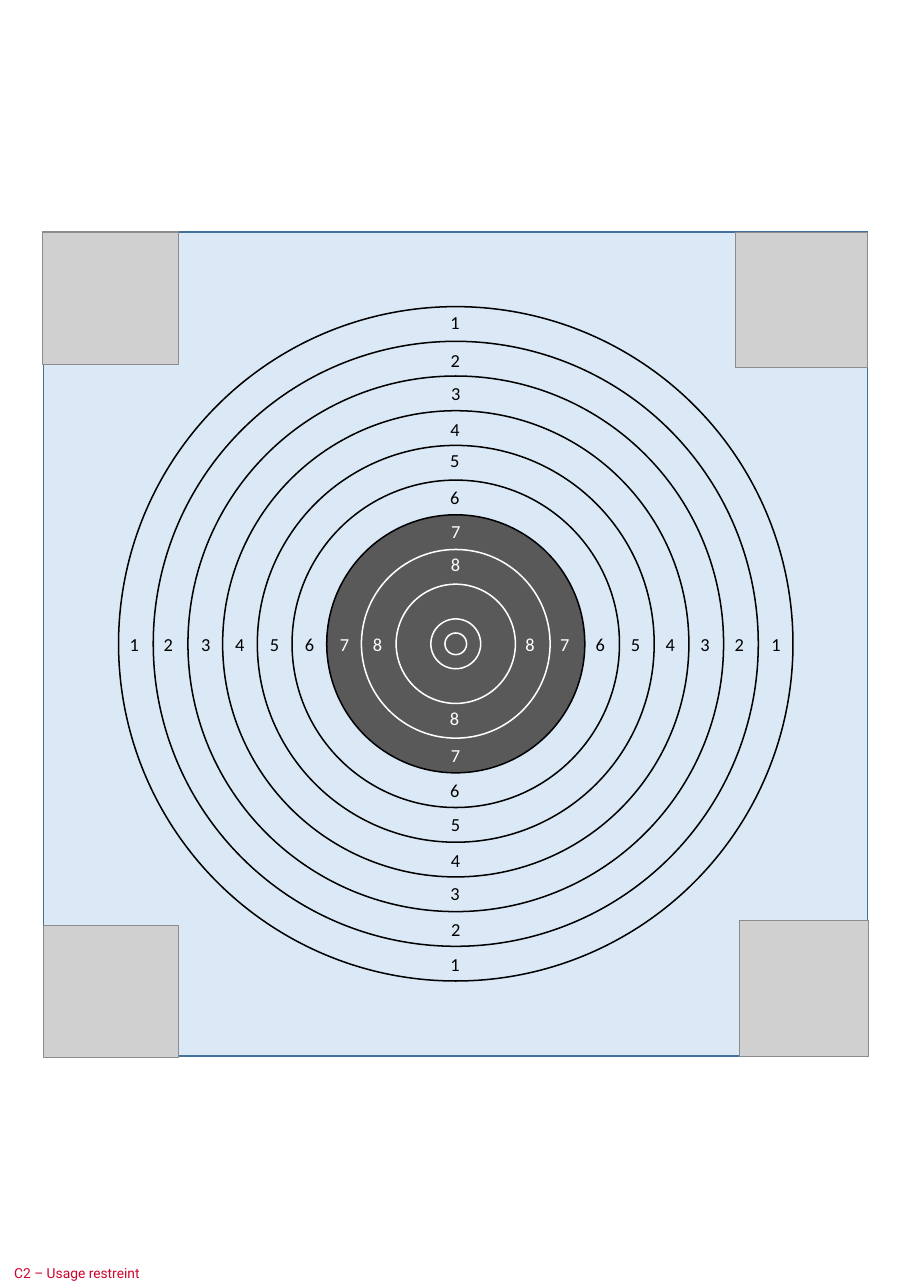
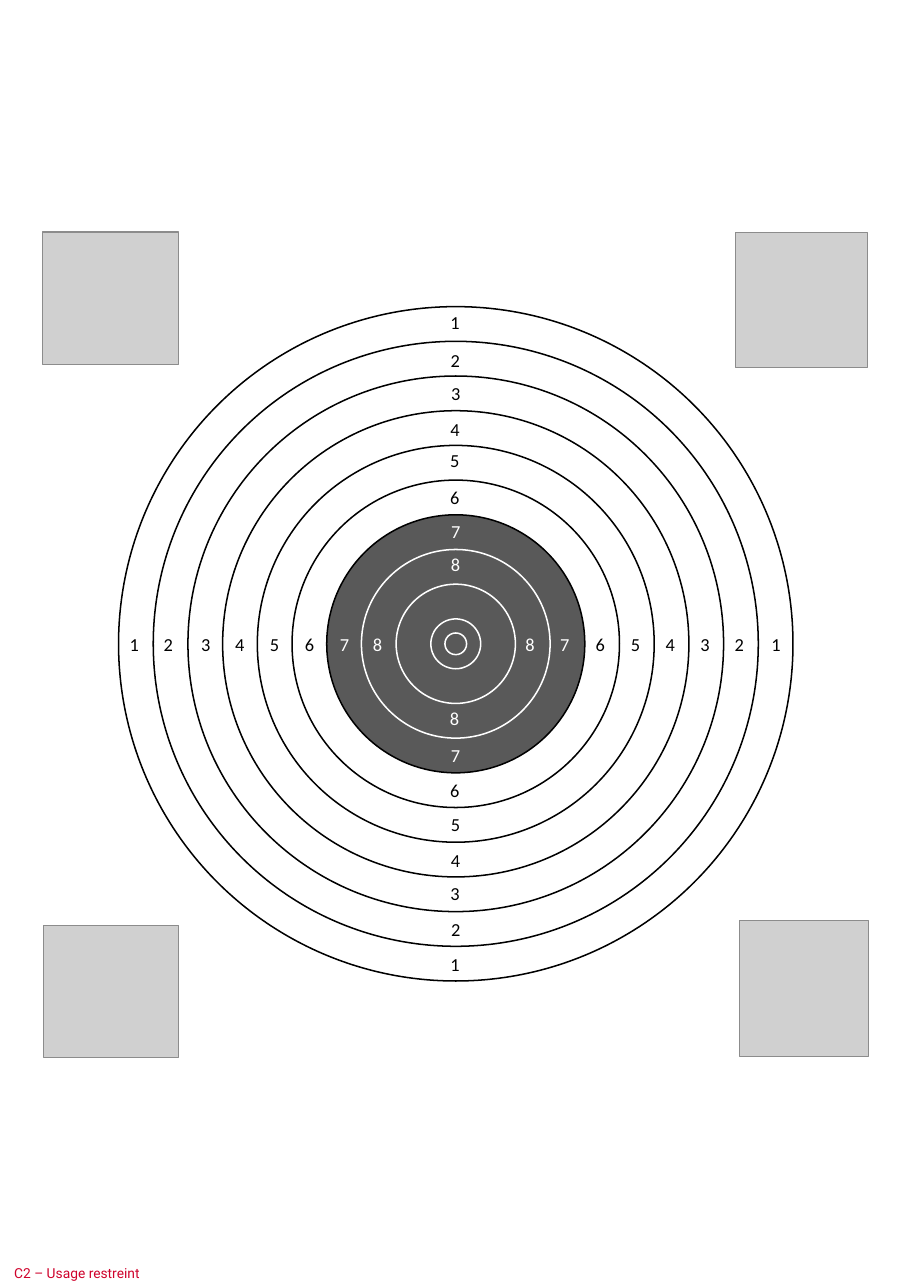
Before and after one commit to BillardVincent/LaserTargetCompanion, a slide deck: slide 1 of doc/cible.pptx. Drawn at 911x1288 pixels with LibreOffice and Linux fonts; fonts in the diff are those of the drawing; grey boxes stand for pictures. Boxes give left, top, right and bottom in pixels: in the first picture for what was removed or moved away, otherwise in the second. Text is boxed around its words. In the diff, an @@ line names an element or a change of style, - is before the commit and + after.

Commit message:
Cible en gris

```diff
--- a/doc/cible.pptx
+++ b/doc/cible.pptx
@@ rectangle removed at bbox=[43, 232, 867, 1056] @@
```
